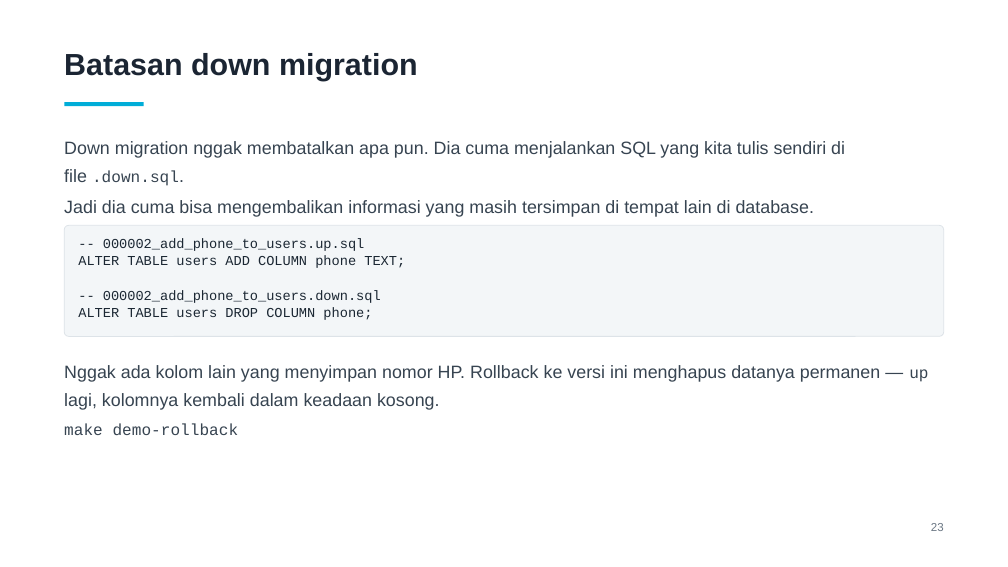
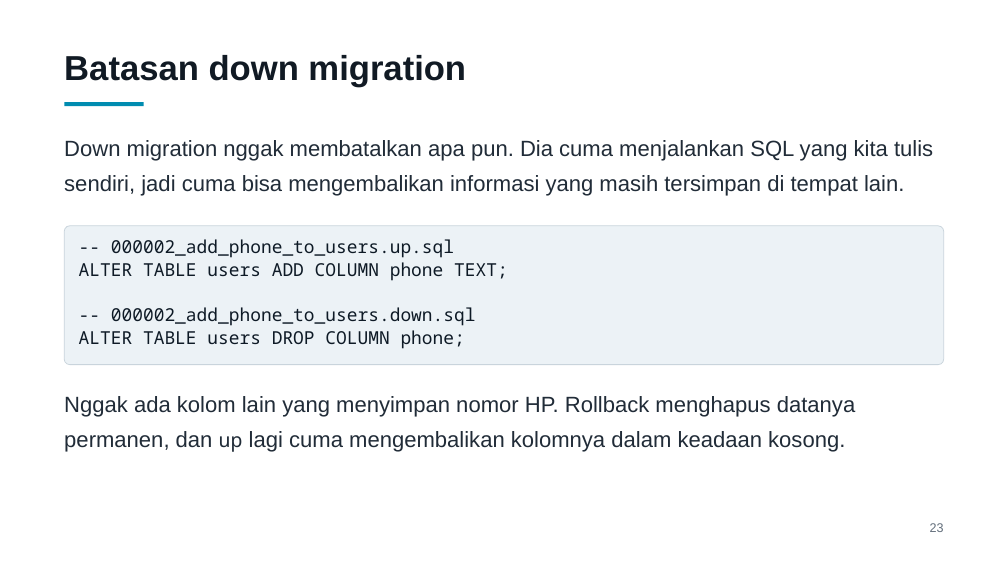
Before and after one commit to shariski/go-migration, a slide deck: slide 23 of slides/presentasi.pptx. Drawn at 1008x567 pixels with LibreOffice and Linux fonts; fonts in the diff are those of the drawing. Boxes give left, top, right and bottom in pixels: in the first picture for what was removed or moved away, otherwise in the second. Text is boxed around its words. In the diff, an @@ line names an element or a change of style, - is before the commit and + after.

Commit message:
Perbesar teks slide dan ganti font code ke JetBrains Mono
Deck dipakai lewat share screen Google Meet, jadi ukuran font dinaikkan
(body 17->21, code 13->17, judul 29->33) dan kontras warnanya dipertegas.
Courier New diganti JetBrains Mono karena strokenya lebih tebal dan
x-height-nya lebih besar, jadi lebih tahan kompresi video.

Slide 'Batasan down migration' dipadatkan; kalimat soal informasi yang
masih tersimpan sebelumnya diulang di slide berikutnya.

```diff
--- a/slides/presentasi.pptx
+++ b/slides/presentasi.pptx
@@ text "Batasan down migration" at (x1=64, y1=55, x2=466, y2=87): size 29 to 33 pt, text colour #1B2533 to #111A24 @@
@@ rectangle at (x1=64, y1=102, x2=144, y2=107): fill #00ADD8 to #008CB0 @@
@@ text at (x1=64, y1=140, x2=933, y2=196): text changed; size 17 to 21 pt; text colour #374451 to #212C38 @@
-Down migration nggak membatalkan apa pun. Dia cuma menjalankan SQL yang kita tulis sendiri di file .down.sql.
+Down migration nggak membatalkan apa pun. Dia cuma menjalankan SQL yang kita tulis sendiri, jadi cuma bisa mengembalikan informasi yang masih tersimpan di tempat lain.
@@ text removed at (x1=64, y1=200, x2=814, y2=217) @@
-Jadi dia cuma bisa mengembalikan informasi yang masih tersimpan di tempat lain di database.
@@ rounded rectangle "-- 000002_add_phone_to_users.up.sql" resized from (x1=64, y1=225, x2=944, y2=337) to (x1=64, y1=226, x2=944, y2=365) @@
@@ rounded rectangle "-- 000002_add_phone_to_users.up.sql" at (x1=64, y1=226, x2=944, y2=365): size 13 to 17 pt, font Courier New to Noto Sans Mono, text colour #1B2733 to #0E1A26; fill #F3F6F8 to #ECF2F6; outline #DDE3E8 0.75 pt to #C9D4DC 0.75 pt @@
@@ text at (x1=64, y1=396, x2=855, y2=452): text changed; size 17 to 21 pt; text colour #374451 to #212C38 @@
-Nggak ada kolom lain yang menyimpan nomor HP. Rollback ke versi ini menghapus datanya permanen — up lagi, kolomnya kembali dalam keadaan kosong.
+Nggak ada kolom lain yang menyimpan nomor HP. Rollback menghapus datanya permanen, dan up lagi cuma mengembalikan kolomnya dalam keadaan kosong.
@@ text removed at (x1=64, y1=423, x2=239, y2=435) @@
-make demo-rollback
@@ text "23" at (x1=930, y1=523, x2=944, y2=532): size 11 to 12 pt, text colour #6B7784 to #626E7B @@
```
Also in this commit, not shown: 32 other slides changed, 2 other files.
